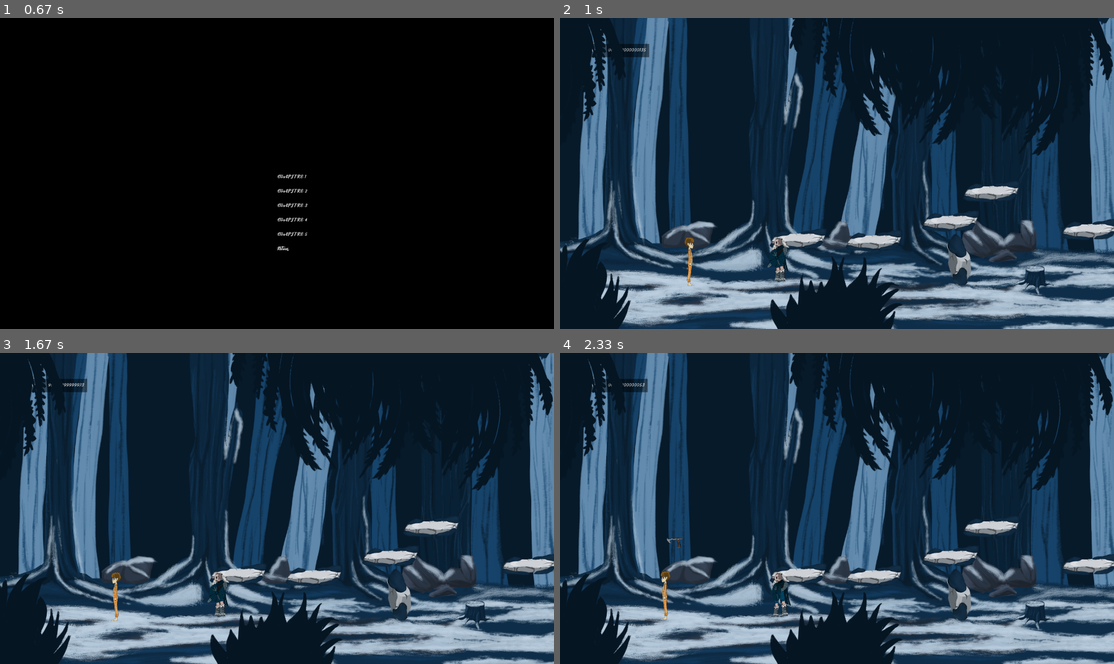
Above: before the commit, frames 1-4 (two rows, left to right).
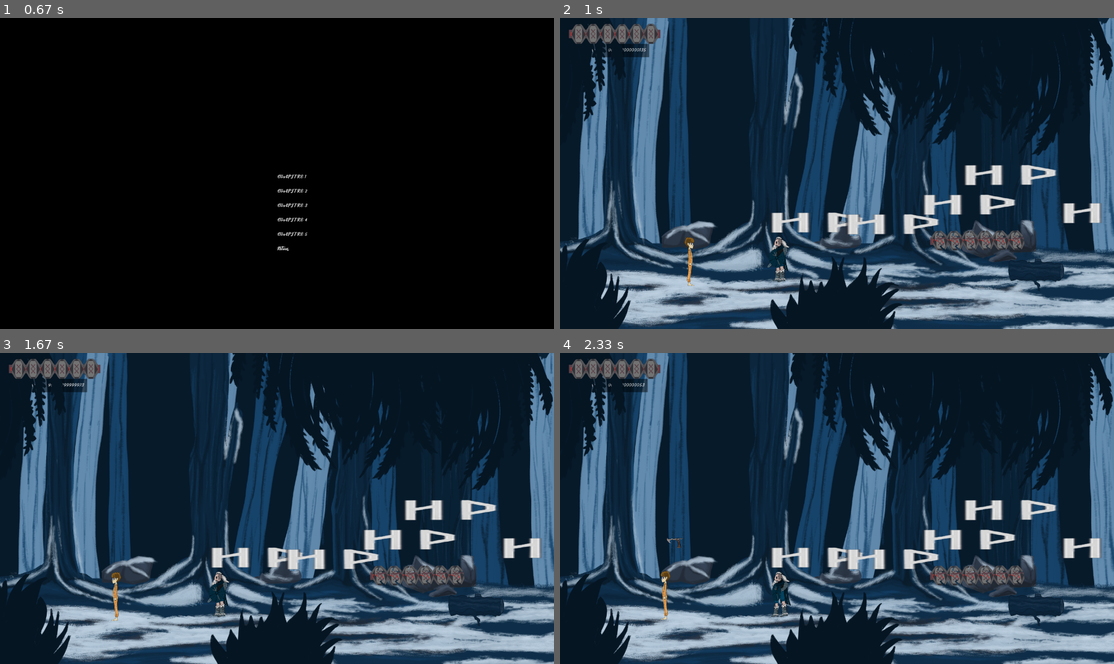
Above: after the commit, the same moments.

Repository: MomoCrash/gc-ministudio
Game: pygame game, started from main.py
Same seed, same stepped clock (60 frames per second), same inputs: the game is played once before the commit and once after it.
Inputs (mouse positions are in pixels of both pictures, inside the frame that each line leads up to):
- Up to frame 1 (0.67 s): tap Enter at 0.33 s
- Up to frame 2 (1 s): click "CHAPITRE 1" at 0.72 s
- Up to frame 3 (1.67 s): tap D at 1 s; hold Q from 1.33 s (still down)
- Up to frame 4 (2.33 s): release Q at 1.8 s; tap Space at 1.83 s; click (981, 480) at 2.22 s

Frame 1 is identical in both runs. In frame 2, 6.6% of the frame differs, in the area x 1-100%, y 1-89%; in frame 3, 6.6%; in frame 4, 6.6%.

Commit message:
big push 2

Diff:
--- /dev/null
+++ b/Assets/SpriteSheets/Player/DeadLeft/param.txt
@@ -0,0 +1,2 @@
+w:100
+h:200
--- /dev/null
+++ b/Assets/SpriteSheets/Player/DeadRight/param.txt
@@ -0,0 +1,2 @@
+w:100
+h:200
--- /dev/null
+++ b/Assets/SpriteSheets/Player/DeathLeft/param.txt
@@ -0,0 +1,2 @@
+w:100
+h:200
--- /dev/null
+++ b/Assets/SpriteSheets/Player/DeathRight/param.txt
@@ -0,0 +1,2 @@
+w:100
+h:200
--- /dev/null
+++ b/Assets/Textures/Life/param.txt
@@ -0,0 +1,2 @@
+w:328
+h:70
--- a/entity.py
+++ b/entity.py
@@ -6,6 +6,7 @@
 from thetimer import Timer
 from texture import Sprite, SpriteSheet, Assets, SpritesRef, SpriteSheetsRef
 from math import  pi
+import settings
 
 
 
@@ -64,19 +65,29 @@
         self.Vecteur_directeur = Vector2(0,0)
         self.ArrowDistance = 500
         self.circle = pi / self.ArrowDistance
-        self.health = 10
         self.isHit = False
         self.shield = False
         self.CanAttack = True
         self.AttackRange = 15
         self.isAttacking = False
         self.timer_between_attack = Timer(1, self.enableMeleeAttack)
+        self.death_anim_timer = Timer(0.25, self.disableDeathAnim)
         self.TrueDistance = 0
         self.FacingRight = True
+        self.health = 6
+        self.isDead = False
+        self.isDone = False
+        self.CanDealDamage = True
+
+
+    def disableDeathAnim(self):
+        self.isDone = True
 
     def FinishAnim(self):
         self.isHit = False
         self.isAttacking = False
+        self.CanDealDamage = True
+
 
     def enableMeleeAttack(self):
         self.CanAttack = True
@@ -90,17 +101,34 @@
             self.timer_between_attack.start()
             self.shoot_timer.start()
 
-    def update( self, surface: pygame.Surface, camera: Vector2, solidElements: list[ GameObject ],dt ) -> None:
+    def IsDead(self):
+        if self.health == 0:
+            self.isDead = True
+            self.death_anim_timer.start()
+
+    def update( self, surface: pygame.Surface, camera: Vector2, solidElements: list[ GameObject ], dt ) -> None:
         pressedKey = pygame.key.get_pressed()
         self.playerMovement( pressedKey, solidElements )
         self.playerJump( pressedKey, solidElements )
         self.timer_between_attack.update(dt)
+        self.death_anim_timer.update(dt)
+
+
+
+
 
         self.transform.position += self.velocity
 
 
+
         if self.FacingRight == False:
-            if self.velocity.x == 0:
+            if self.isDead and not self.isDone:
+                self.spriteRenderer.spriteSheetRef = SpriteSheetsRef.DEATH_RIGHT
+            elif self.isDead and self.isDone:
+                self.spriteRenderer.spriteSheetRef = SpriteSheetsRef.DEAD_RIGHT
+
+
+            elif self.velocity.x == 0:
                 if self.isJumping:
                     self.spriteRenderer.spriteSheetRef = SpriteSheetsRef.PLAYER_JUMP_LEFT
                 elif self.shield:
@@ -121,7 +149,12 @@
             else:
                 self.spriteRenderer.spriteSheetRef = SpriteSheetsRef.PLAYER_WALK_LEFT
         else:
-            if self.velocity.x == 0:
+            if self.isDead and not self.isDone:
+                self.spriteRenderer.spriteSheetRef = SpriteSheetsRef.DEATH_LEFT
+            elif self.isDead and self.isDone:
+                self.spriteRenderer.spriteSheetRef = SpriteSheetsRef.DEAD_LEFT
+
+            elif self.velocity.x == 0:
                 if self.isJumping:
                     self.spriteRenderer.spriteSheetRef = SpriteSheetsRef.PLAYER_JUMP_RIGHT
                 elif self.shield:
@@ -145,6 +178,7 @@
         self.spriteRenderer.draw( surface, camera, self.transform, self.FinishAnim, dt=dt )
 
 
+
     def UpdateArrow(self, dt):
         if self.arrow != None:
             total_distance_x = abs(self.arrow.transform.position.x - self.startpos)
@@ -161,6 +195,7 @@
         if self.arrow != None:
             if self.arrow.getCollision(mob) and mob.shield == False:
                 mob.isHit = True
+                mob.health -= 1
                 self.arrow = None
                 self.enableThrow()
                 return
@@ -173,6 +208,9 @@
         if self.isAttacking:
             if self.CheckColWithDistance(mob,self.AttackRange):
                 mob.isHit = True
+                if self.CanDealDamage:
+                    mob.health -= 1
+                    self.CanDealDamage = False
                 return
 
 
@@ -180,38 +218,41 @@
         leftPressed: bool = pressedKey[pygame.K_q]
         rightPressed: bool = pressedKey[pygame.K_d]
 
-        if (leftPressed and not rightPressed):
-
-            self.FacingRight = False
-
-            if (self.velocity.x == 0):
-                self.velocity.x = -1
-
-            if (self.velocity.x > 0):
-                factor: float = 0.6
+        if not self.isDead:
+            if (leftPressed and not rightPressed):
+
+                self.FacingRight = False
+
+                if (self.velocity.x == 0):
+                    self.velocity.x = -1
+
+                if (self.velocity.x > 0):
+                    factor: float = 0.6
+                else:
+                    factor: float = 1.5
+
+            elif (rightPressed and not leftPressed):
+
+                self.FacingRight = True
+
+                if (self.velocity.x == 0):
+                    self.velocity.x = 1
+
+                if (self.velocity.x < 0):
+                    factor: float = 0.6
+                else:
+                    factor: float = 1.5
+
             else:
-                factor: float = 1.5
-
-        elif (rightPressed and not leftPressed):
-
-            self.FacingRight = True
-
-            if (self.velocity.x == 0):
-                self.velocity.x = 1
-
-            if (self.velocity.x < 0):
-                factor: float = 0.6
-            else:
-                factor: float = 1.5
-
+                factor: float = 0.8
+
+            if  self.shield:
+                self.velocity.x = 0
+
+            if (abs(self.velocity.x * factor) <= self.maxSpeed and self.velocity.x != 0):
+                self.velocity.x *= factor if abs(self.velocity.x) > 0.9 else 0
         else:
-            factor: float = 0.8
-
-        if  self.shield:
             self.velocity.x = 0
-
-        if (abs(self.velocity.x * factor) <= self.maxSpeed and self.velocity.x != 0):
-            self.velocity.x *= factor if abs(self.velocity.x) > 0.9 else 0
 
         collision: bool = False
         self.transform.position.x += self.velocity.x
@@ -222,10 +263,12 @@
     def playerJump(self, pressedKey: pygame.key.ScancodeWrapper, solidElements: list[GameObject]):
         spacePressed = pressedKey[pygame.K_SPACE]
 
-
-        if (spacePressed and not self.isJumping):
-            self.isJumping = True
-            self.velocity.y = -self.jumpHeight
+        if not self.isDead:
+
+            if (spacePressed and not self.isJumping):
+                self.isJumping = True
+                self.velocity.y = -self.jumpHeight
+
 
         if (self.isJumping):
             if (self.velocity.y < -5):
@@ -249,7 +292,7 @@
             self.isJumping = False
 
     def Attack(self, camera: Vector2):
-        if self.CanShoot:
+        if self.CanShoot and not self.isDead:
             self.MousePos = pygame.mouse.get_pos()
             self.arrow = GameObject(position=Vector2(self.transform.position.x, self.transform.position.y), spriteRef=SpritesRef.TOMAHAWK)
             self.Vecteur_directeur = Vector2(self.MousePos[0] - self.transform.position.x + camera.x, self.MousePos[1] - self.transform.position.y + camera.y)
@@ -316,10 +359,15 @@
         self.isAttacking = False
         self.isHit = False
         self.FacingRight = False
+        self.health = 2
+        self.IsDead = False
+        self.CanDealDamage = True
 
     def mobMovement(self, player: Player, dt):
         if self.transform.position.distanceTo( player.transform.position ) < self.maximum_distance:
-            if not player.isHit:
+            if -self.AttackRange < self.transform.position.distanceTo( player.transform.position ) < self.AttackRange:
+                self.velocity.x = 0
+            elif not player.isHit or not player.isDead:
                 if player.transform.position.x > self.transform.position.x:
                     self.FacingRight = True
                     self.velocity.x = +1
@@ -367,6 +415,8 @@
             if self.velocity.x == 0:
                 if self.shield:
                     self.spriteRenderer.spriteSheetRef = SpriteSheetsRef.ENNEMY_SHIELD_LEFT
+                elif self.isAttacking:
+                    self.spriteRenderer.spriteSheetRef = SpriteSheetsRef.ENNEMY_ATTACK_LEFT
                 elif self.isHit:
                     self.spriteRenderer.spriteSheetRef = SpriteSheetsRef.ENNEMY_GET_HIT_LEFT
                 else:
@@ -384,6 +434,8 @@
             if self.velocity.x == 0:
                 if self.shield:
                     self.spriteRenderer.spriteSheetRef = SpriteSheetsRef.ENNEMY_SHIELD_RIGHT
+                elif self.isAttacking:
+                    self.spriteRenderer.spriteSheetRef = SpriteSheetsRef.ENNEMY_ATTACK_RIGHT
                 elif self.isHit:
                     self.spriteRenderer.spriteSheetRef = SpriteSheetsRef.ENNEMY_GET_HIT_RIGHT
                 else:
@@ -399,21 +451,29 @@
 
 
     def update(self, dt,  surface: pygame.Surface, camera: Vector2, mapElements: list[ GameObject ], player: Player):
-        self.mobMovement(player,dt)
-        self.CheckCollision(dt, mapElements)
-        self.updateTimer(dt)
-        self.updateHammer(dt)
-        self.updateSprite()
-
-
-        self.transform.position += self.velocity
-        self.spriteRenderer.draw( surface, camera, self.transform, self.UpdateAfterCurrentAnim, dt=dt )
+        if self.health == 0:
+            self.IsDead = True
+            self.hammer = None
+            self.CanAttack = False
+        if self.IsDead == False:
+            self.mobMovement(player,dt)
+            self.CheckCollision(dt, mapElements)
+            self.updateTimer(dt)
+            self.updateHammer(dt)
+            self.updateSprite()
+
+
+
+
+            self.transform.position += self.velocity
+            self.spriteRenderer.draw( surface, camera, self.transform, self.UpdateAfterCurrentAnim, dt=dt )
 
 
     def UpdateAfterCurrentAnim(self):
         """Those variable are affected after the end of the current animation"""
         self.isAttacking = False
         self.isHit = False
+        self.CanDealDamage = True
 
 
     def enableDefence(self):
@@ -443,7 +503,7 @@
 
     def tryAttack(self, player: Player):
         """Check the distance between the player and the mob to see if the mob can Attack"""
-        if self.CanAttack == False:
+        if self.CanAttack == False or  player.isDead:
             return
 
         if self.transform.position.distanceTo( player.transform.position ) < self.AttackRange:
@@ -456,7 +516,7 @@
 
     def tryThrow( self, player: Player, camera: Vector2):
         """Throw a hammer (tomahawk) towards the player if the mob can (not on cooldown)"""
-        if self.CanThrow == False:
+        if self.CanThrow == False or player.isDead:
             return
 
         if self.maximum_distance < self.transform.position.distanceTo( player.transform.position ) < self.maximum_throw_distance:
@@ -467,10 +527,12 @@
             self.shoot_timer.start()
 
 
-    def HammerCollision(self, player: Player, solidElements: list[GameObject]):
+    def DamagePlayer(self, player: Player, solidElements: list[GameObject]):
         if self.hammer != None:
             if self.hammer.getCollision(player) and player.shield == False:
                 player.isHit = True
+                player.health -= 1
+                player.IsDead()
                 self.hammer = None
                 self.shoot_timer.start()
                 return
@@ -490,6 +552,10 @@
         if self.isAttacking:
             if self.CheckColWithDistance(player,self.AttackRange):
                 player.isHit = True
+                if self.CanDealDamage:
+                    player.health -= 1
+                    player.IsDead()
+                    self.CanDealDamage = False
                 return
 
 
--- a/game.py
+++ b/game.py
@@ -94,7 +94,7 @@
 
         self.map.draw(self.screen, self.camera)
 
-        self.mob.HammerCollision(self.player, self.map.colliders)
+        self.mob.DamagePlayer(self.player, self.map.colliders)
 
         self.player.update( self.surface, self.camera, self.map.colliders, self.dt)
 
@@ -126,6 +126,22 @@
             self.surface.blit(self.map.background_sprites[i][0].texture,
                               ((i * self.map.background_width) - (self.camera.x * self.map.parralax_speed[0]),
                                self.height - self.camera.y))
+
+        if self.player.health == 6:
+            Assets.GetSprite(SpritesRef.LIFE_6).draw(self.surface,Vector2(20,20),Vector2(1,1))
+        elif self.player.health == 5:
+            Assets.GetSprite(SpritesRef.LIFE_5).draw(self.surface,Vector2(20,20),Vector2(1,1))
+        elif self.player.health == 4:
+            Assets.GetSprite(SpritesRef.LIFE_4).draw(self.surface,Vector2(20,20),Vector2(1,1))
+        elif self.player.health == 3:
+            Assets.GetSprite(SpritesRef.LIFE_3).draw(self.surface,Vector2(20,20),Vector2(1,1))
+        elif self.player.health == 2:
+            Assets.GetSprite(SpritesRef.LIFE_2).draw(self.surface,Vector2(20,20),Vector2(1,1))
+        elif self.player.health == 1:
+            Assets.GetSprite(SpritesRef.LIFE_1).draw(self.surface,Vector2(20,20),Vector2(1,1))
+        elif self.player.health <= 0:
+            Assets.GetSprite(SpritesRef.LIFE_0).draw(self.surface,Vector2(20,20),Vector2(1,1))
+
 
         #self.text.draw_text("Test de Text adaptatif !", (255, 255, 255), 100, 100, 10, 10)
 
--- a/texture.py
+++ b/texture.py
@@ -25,6 +25,15 @@
     BG_LEVEL_1_11 = auto()
     BG_LEVEL_1_12 = auto()
     BG_LEVEL_1_13 = auto()
+
+    LIFE_5 = auto()
+    LIFE_4 = auto()
+    LIFE_3 = auto()
+    LIFE_2 = auto()
+    LIFE_1 = auto()
+    LIFE_0 = auto()
+    LIFE_6 = auto()
+    HP = auto()
 
     LVL1_LOG = auto()
     LVL1_ROCK_1 = auto()
@@ -55,6 +64,10 @@
 
     PLAYER_ATTACK_LEFT = auto()
     PLAYER_ATTACK_RIGHT = auto()
+    DEAD_LEFT = auto()
+    DEAD_RIGHT = auto()
+    DEATH_LEFT = auto()
+    DEATH_RIGHT = auto()
     PLAYER_GET_HIT_LEFT = auto()
     PLAYER_GET_HIT_RIGHT = auto()
     PLAYER_IDLE_LEFT = auto()
Binary file added: Assets/SpriteSheets/Player/DeadLeft/dead 4 - Copie.png
Binary file added: Assets/SpriteSheets/Player/DeadLeft/dead 4.png
Binary file added: Assets/SpriteSheets/Player/DeadRight/dead 4 - Copie.png
Binary file added: Assets/SpriteSheets/Player/DeadRight/dead 4.png
Binary file added: Assets/SpriteSheets/Player/DeathLeft/dead 0.png
Binary file added: Assets/SpriteSheets/Player/DeathLeft/dead 1.png
Binary file added: Assets/SpriteSheets/Player/DeathLeft/dead 2.png
Binary file added: Assets/SpriteSheets/Player/DeathLeft/dead 3.png
Binary file added: Assets/SpriteSheets/Player/DeathLeft/dead 4.png
Binary file added: Assets/SpriteSheets/Player/DeathRight/dead 0.png
Binary file added: Assets/SpriteSheets/Player/DeathRight/dead 1.png
Binary file added: Assets/SpriteSheets/Player/DeathRight/dead 2.png
(and 10 more such lines)
